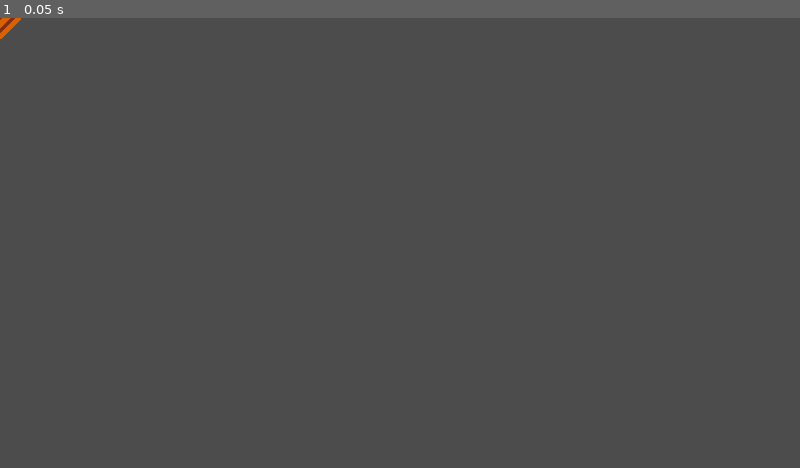
Above: before the commit, frame 1.
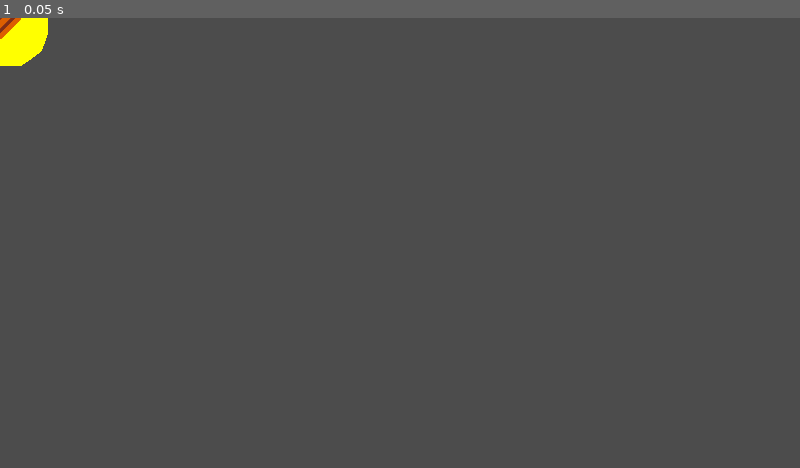
Above: after the commit, the same moment.

Repository: Pandaqi/Pumpkins
Game: Godot game, scene res://scenes/mode_modules/huge_dumpling.tscn
Same seed, same stepped clock (60 frames per second), same inputs: the game is played once before the commit and once after it. This scene is started directly instead of the project's main scene. Sound files missing from this copy of the repository are replaced by a short silence.
Inputs:
- Up to frame 1 (0.05 s): no input

The runs differ from the first frame. In frame 1, 0.5% of the frame differs, in the area x 0-6%, y 0-11%.
Error in both runs: Attempt to call function 'auto_grow_players' in base 'null instance' on a null instance. (res://scripts/modules/module_grower.gd:11)

Commit message:
Final version of the game

Diff:
--- a/scenes/mode_modules/huge_dumpling.tscn
+++ b/scenes/mode_modules/huge_dumpling.tscn
@@ -65,11 +65,7 @@
 "values": [ Color( 1, 1, 1, 1 ) ]
 }
 
-[node name="HugeDumpling" type="StaticBody2D" groups=[
-"HugeDumplings",
-"KeepAlives",
-"Sliceables",
-]]
+[node name="HugeDumpling" type="StaticBody2D" groups=["HugeDumplings", "KeepAlives", "Sliceables"]]
 script = ExtResource( 4 )
 
 [node name="CollisionPolygon2D" type="CollisionPolygon2D" parent="."]
--- a/scripts/arenas/ghost_town/custom_logic.gd
+++ b/scripts/arenas/ghost_town/custom_logic.gd
@@ -24,7 +24,7 @@
 			lights.append(child)
 
 	is_day = false
-	change_mode()
+	_on_Timer_timeout()
 
 func on_player_death(p) -> Dictionary:
 	dead_players.append(p)
--- a/scripts/globals/global_dict.gd
+++ b/scripts/globals/global_dict.gd
@@ -75,7 +75,7 @@
 	"family_dinner": { "frame": 8, "ghost_part_target": 10 },
 	"pirate_curse": { "frame": 9 },
 	"haunted_house": { "frame": 5 },
-	"training_ravines": { "frame": 10, "def": true, "num_starting_knives": 3, "special_starting_positions": true, "demo": true }
+	"training_ravines": { "frame": 10, "def": true, "num_starting_knives": 3, "special_starting_positions": true, "demo": true, "forbidden_modes": ["dwarfing_dumplings"] }
 }
 
 var configurable_settings = {
--- a/scripts/modules/module_drawer.gd
+++ b/scripts/modules/module_drawer.gd
@@ -101,10 +101,11 @@
 	return shape_list
 
 func cartoony_draw():
-	var shape_list
+	var shape_list = []
 	if body.modules.has('shaper'):
 		shape_list = body.modules.shaper.shape_list + []
-	else:
+
+	if shape_list.size() <= 0:
 		shape_list = calculate_shape_list()
 
 	# pre-inflate all shapes (to ensure merges work)
--- a/scripts/modules/module_knives.gd
+++ b/scripts/modules/module_knives.gd
@@ -105,6 +105,8 @@
 	randomly_position_knives()
 
 func move_knife(knife, new_ang):
+	if not knife or not is_instance_valid(knife): return
+
 	unsnap_knife_angle(knife.rotation)
 
 	# if taken, SWITCH the knives first
--- a/scripts/modules/module_slasher.gd
+++ b/scripts/modules/module_slasher.gd
@@ -191,6 +191,7 @@
 
 func start_slash():
 	if body.modules.knives.has_no_knives(): return
+	if not body.modules.knives.get_first_knife(): return # in case we do have SOMETHING but it's not allowed to be THROWN
 
 	GlobalAudio.play_dynamic_sound(body, "windup_throw")
 	throw_strength_sprite.set_visible(true)
--- a/scripts/settings_overview.gd
+++ b/scripts/settings_overview.gd
@@ -23,8 +23,14 @@
 func get_mode_data():
 	return GlobalDict.modes[cur_mode]
 
+func get_mode():
+	return cur_mode
+
 func get_arena_data():
 	return GlobalDict.arenas[cur_arena]
+
+func get_arena():
+	return cur_arena
 
 func read_mode():
 	var val = GlobalConfig.read_game_config("modes", "final_val")
--- a/scripts/ui/input_listener.gd
+++ b/scripts/ui/input_listener.gd
@@ -53,6 +53,12 @@
 
 	if too_many_teams:
 		particles.general_feedback(screen_center, "Max " + str(max_teams) + " teams!", main)
+		return
+
+	var a_data = settings.get_arena_data()
+	var mode_and_arena_incompatible = a_data.has('forbidden_modes') and (settings.get_mode() in a_data.forbidden_modes)
+	if mode_and_arena_incompatible:
+		particles.general_feedback(screen_center, "Mode and Arena incompatible!", main)
 		return
 
 	Global.start_game()
Not shown, changed: export_presets.cfg
Binary file added: non_game/GIFs/ezgif.com-gif-maker (10).gif
Binary file added: non_game/GIFs/ezgif.com-gif-maker (11).gif
Binary file added: non_game/GIFs/ezgif.com-gif-maker (12).gif
Binary file added: non_game/GIFs/ezgif.com-gif-maker (13).gif
Binary file added: non_game/GIFs/ezgif.com-gif-maker (14).gif
Binary file added: non_game/GIFs/ezgif.com-gif-maker (6).gif
Binary file added: non_game/GIFs/ezgif.com-gif-maker (7).gif
Binary file added: non_game/GIFs/ezgif.com-gif-maker (8).gif
Binary file added: non_game/GIFs/ezgif.com-gif-maker (9).gif
Binary file added: non_game/devlog/carvingpumpkins_header.webp
Renamed: non_game/devlog/GameConfigMockup.png -> non_game/devlog/game_config_mockup.png
(and 43 more such lines)
